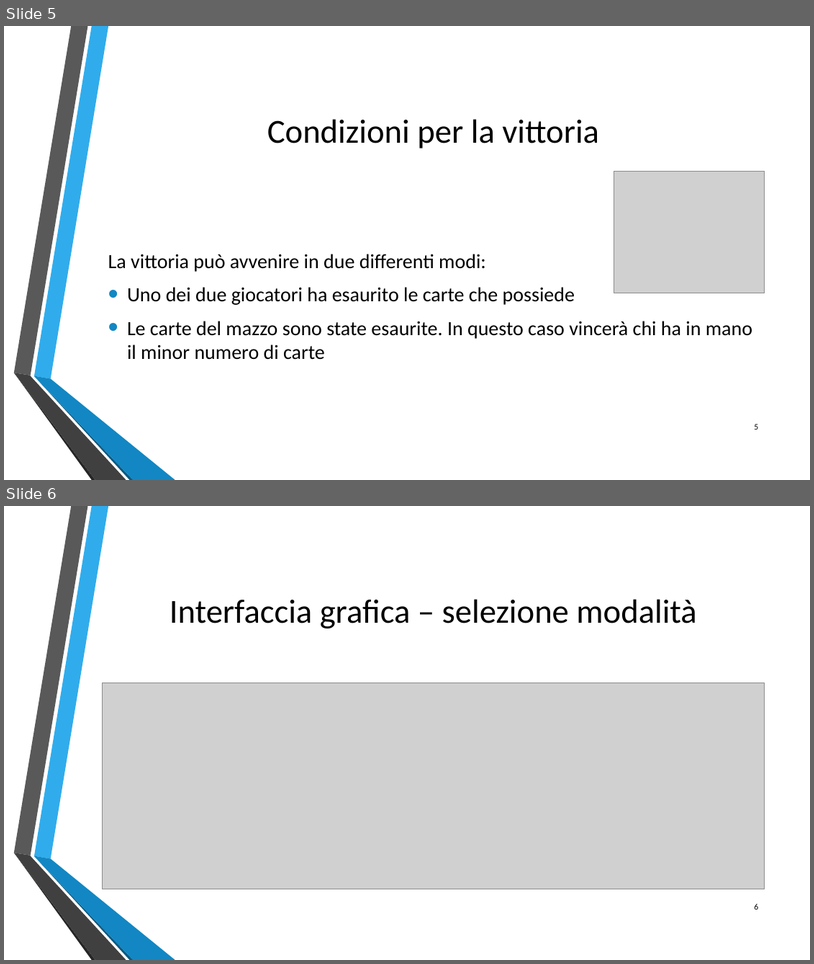
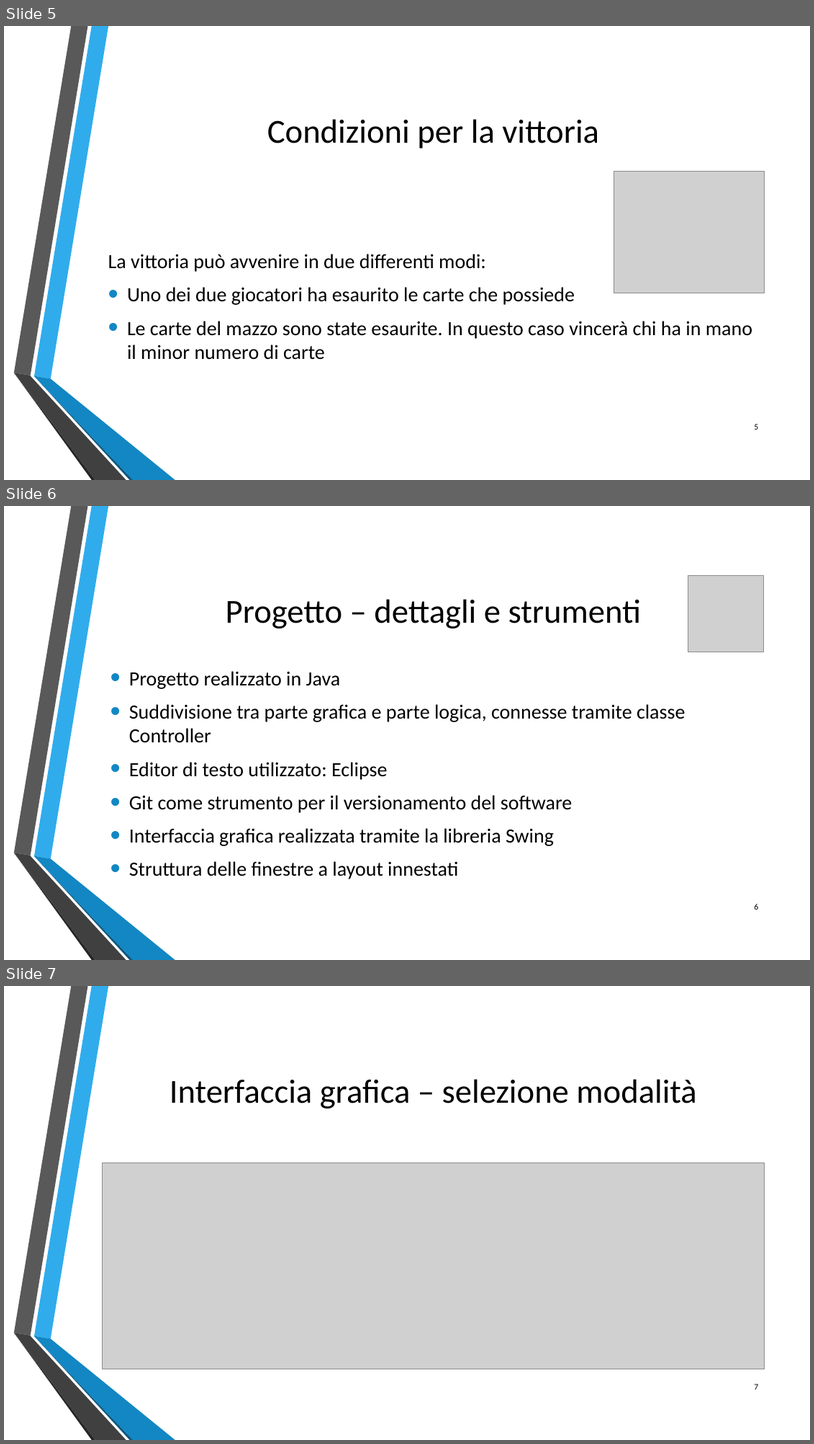
Before and after one commit to trueGek/artificial_intelligence, a slide deck: presentazione/Intelligenza Artificiale.pptx. Shown one above the other, each under a label of ours: slides 5 and 6 before the commit, slides 5, 6 and 7 after it. The pictures are 814x964 and 814x1444 pixels, drawn with LibreOffice and Linux fonts; fonts in the diff are those of the drawing; grey boxes stand for pictures; background and template pictures are left out. Boxes give left, top, right and bottom in pixels: in the first picture for what was removed or moved away, otherwise in the second. Text is boxed around its words. In the diff, an @@ line names an element or a change of style, - is before the commit and + after.

```diff
--- a/presentazione/Intelligenza Artificiale.pptx
+++ b/presentazione/Intelligenza Artificiale.pptx
@@ slide 6 added at [4,506,810,960], background picture (left out); not listed: 6 template elements that a slide beside it also shows @@
@@ picture added at [688,576,764,651] @@
@@ title added at [226,599,642,628], 40 pt, text #000000 @@
+Progetto – dettagli e strumenti
@@ text added at [129,704,685,879], 24 pt, text #000000 @@
+• Progetto realizzato in Java
+• Suddivisione tra parte grafica e parte logica, connesse tramite classe Controller
+• Editor di testo utilizzato: Eclipse
+• Git come strumento per il versionamento del software
+• Interfaccia grafica realizzata tramite la libreria Swing
+• Struttura delle finestre a layout innestati
@@ page number added at [754,903,759,909], 10 pt, text #000000 @@
+6
@@ what was slide 6 is now slide 7 @@
@@ page number at [754,1383,759,1389]: text changed @@
-6
+7
```
Also in this commit, not shown: 1 slide changed, 1 other file.
